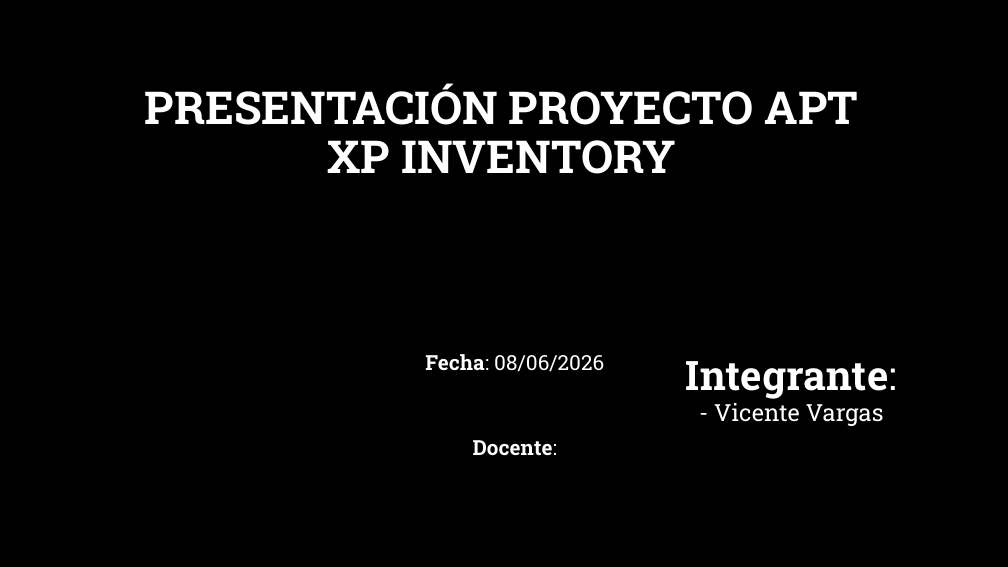
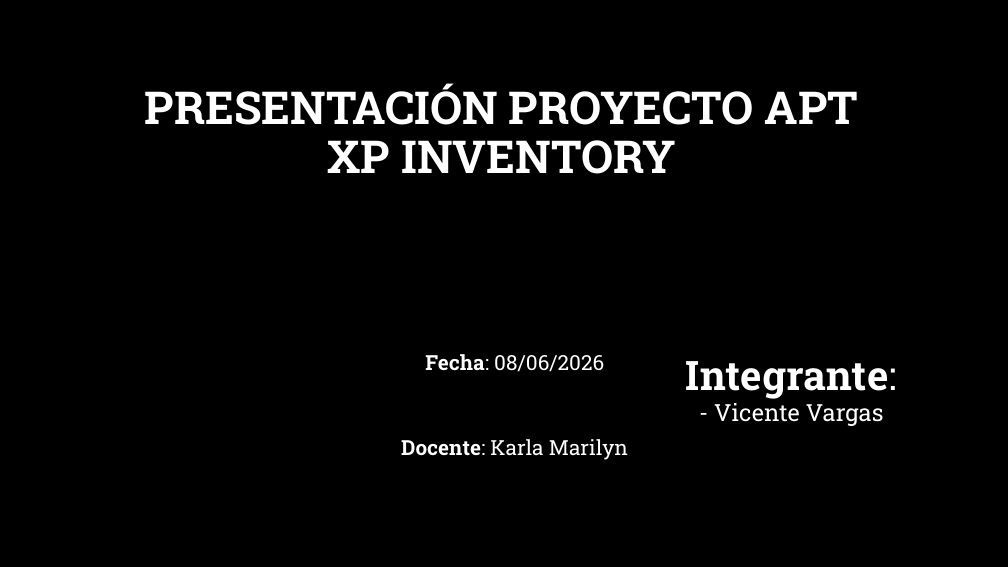
Before and after one commit to VicenteVargas1/Sistema-de-Inventario-para-Tiendas-de-Videojuegos-GameStock-, a slide deck: slide 1 of FASE 2/Evidencias Proyecto/Presentación Proyecto APT FASE 2.pptx. Drawn at 1008x567 pixels with LibreOffice and Linux fonts; fonts in the diff are those of the drawing; background and template pictures are left out. Boxes give left, top, right and bottom in pixels: in the first picture for what was removed or moved away, otherwise in the second. Text is boxed around its words. In the diff, an @@ line names an element or a change of style, - is before the commit and + after.

Commit message:
pequeño cambio

```diff
--- a/FASE 2/Evidencias Proyecto/Presentación Proyecto APT FASE 2.pptx
+++ b/FASE 2/Evidencias Proyecto/Presentación Proyecto APT FASE 2.pptx
@@ text at (x1=401, y1=439, x2=628, y2=460): text changed; bold off @@
-Docente:
+Docente: Karla Marilyn
```
